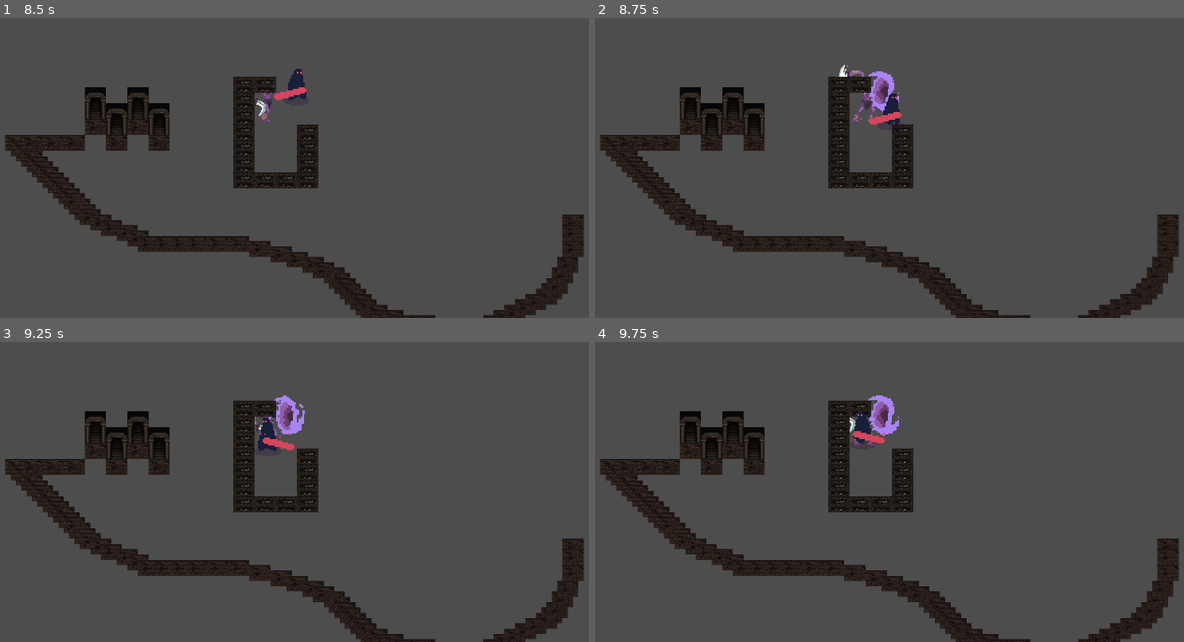
Above: before the commit, frames 1-4 (two rows, left to right).
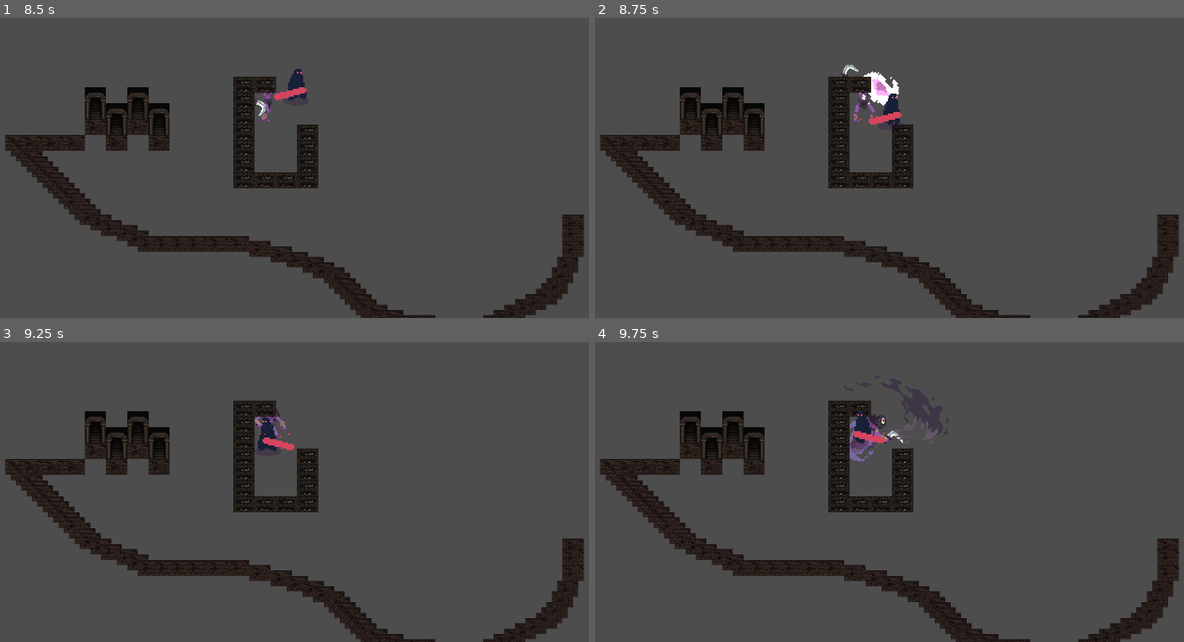
Above: after the commit, the same moments.

Repository: h-sutiwas/godot-mythus
Game: Godot game, scene res://scenes/playground.tscn
Same seed, same stepped clock (60 frames per second), same inputs: the game is played once before the commit and once after it.
Inputs:
- Up to frame 1 (8.5 s): hold W (player_up) 0.53-2.03 s; hold A (player_left) 2.03-3.53 s; hold S (player_down) 3.53-4.28 s; hold D (player_right) 4.28-5.03 s; tap Enter at 5 s; hold W (player_up) 5.03-5.78 s; hold D (player_right) 5.78-8.03 s; hold S (player_down) from 8.03 s (still down)
- Up to frame 2 (8.75 s): keep holding S (player_down)
- Up to frame 3 (9.25 s): release S (player_down) at 8.78 s; hold A (player_left) from 8.78 s (still down)
- Up to frame 4 (9.75 s): release A (player_left) at 9.53 s; hold W (player_up) from 9.53 s (still down)

Frame 1 is identical in both runs. In frame 2, 0.7% of the frame differs, in the area x 41-52%, y 15-35%; in frame 3, 0.5%; in frame 4, 0.7%, in the area x 43-53%, y 17-40%.

Commit message:
Enemy now have attackball and atk sfx

Diff:
--- /dev/null
+++ b/default_bus_layout.tres
@@ -0,0 +1,3 @@
+[gd_resource type="AudioBusLayout" format=3 uid="uid://y0ohuke4kexg"]
+
+[resource]
--- a/scenes/entities/Enemy/enemy.gd
+++ b/scenes/entities/Enemy/enemy.gd
@@ -54,12 +54,15 @@
 func _on_animated_sprite_2d_animation_changed() -> void:
 	if $AnimatedSprite2D.animation == "attack" or isAttacking == true:
 		$AtkBall.visible = true
+		$AnimationPlayer.play("AtkBall atk")
+		$"sfx_enemy attack".play()
 		var direction := position.direction_to(player.global_position).normalized()
 		$AtkBall.position = ($AnimatedSprite2D.position + (20 * direction))
 		$AtkBall.rotation = randf_range(0,180)
 
-
+#signal for atk anim finish
 func _on_animated_sprite_2d_animation_finished() -> void:
 	if $AnimatedSprite2D.animation == "attack":
 		$AtkBall/hitbox_enemy/CollisionShape2D.disabled = true
 		isAttacking = false
+		$AnimatedSprite2D.animation = "idle"
--- a/scenes/entities/Enemy/enemy.tscn
+++ b/scenes/entities/Enemy/enemy.tscn
@@ -43,6 +43,7 @@
 [ext_resource type="Script" uid="uid://b7a41stoentmj" path="res://scenes/entities/Enemy/hitbox_enemy.gd" id="41_sh75o"]
 [ext_resource type="Texture2D" uid="uid://co0lra5a48s0d" path="res://assets/images/enemy/bringer_of_death/Individual Sprite/Spell/Bringer-of-Death_Spell_2.png" id="41_wx7fb"]
 [ext_resource type="Texture2D" uid="uid://dp2gh81o81dqo" path="res://assets/images/enemy/bringer_of_death/Individual Sprite/Spell/Bringer-of-Death_Spell_16.png" id="42_wgoqm"]
+[ext_resource type="AudioStream" uid="uid://b8nx26ftttmqi" path="res://assets/audio/enemy/enemy_attack.mp3" id="44_wgoqm"]
 
 [sub_resource type="SpriteFrames" id="SpriteFrames_0arfh"]
 animations = [{
@@ -79,7 +80,7 @@
 }],
 "loop": false,
 "name": &"attack",
-"speed": 18.0
+"speed": 14.0
 }, {
 "frames": [{
 "duration": 1.0,
@@ -211,6 +212,30 @@
 
 [sub_resource type="Animation" id="Animation_sh75o"]
 length = 0.001
+tracks/0/type = "value"
+tracks/0/imported = false
+tracks/0/enabled = true
+tracks/0/path = NodePath("AtkBall:rotation")
+tracks/0/interp = 1
+tracks/0/loop_wrap = true
+tracks/0/keys = {
+"times": PackedFloat32Array(0),
+"transitions": PackedFloat32Array(1),
+"update": 0,
+"values": [0.0]
+}
+tracks/1/type = "value"
+tracks/1/imported = false
+tracks/1/enabled = true
+tracks/1/path = NodePath("AtkBall:self_modulate")
+tracks/1/interp = 1
+tracks/1/loop_wrap = true
+tracks/1/keys = {
+"times": PackedFloat32Array(0),
+"transitions": PackedFloat32Array(1),
+"update": 0,
+"values": [Color(1, 1, 1, 1)]
+}
 
 [sub_resource type="Animation" id="Animation_ec28o"]
 resource_name = "enemy_attack"
@@ -228,8 +253,37 @@
 "values": [0.0, 0.0]
 }
 
+[sub_resource type="Animation" id="Animation_wx7fb"]
+resource_name = "AtkBall atk"
+length = 0.5
+tracks/0/type = "value"
+tracks/0/imported = false
+tracks/0/enabled = true
+tracks/0/path = NodePath("AtkBall:rotation")
+tracks/0/interp = 1
+tracks/0/loop_wrap = true
+tracks/0/keys = {
+"times": PackedFloat32Array(0, 0.5),
+"transitions": PackedFloat32Array(1, 1),
+"update": 0,
+"values": [-1.5707963267948966, 6.283185307179586]
+}
+tracks/1/type = "value"
+tracks/1/imported = false
+tracks/1/enabled = true
+tracks/1/path = NodePath("AtkBall:self_modulate")
+tracks/1/interp = 1
+tracks/1/loop_wrap = true
+tracks/1/keys = {
+"times": PackedFloat32Array(0, 0.26666668, 0.36666667, 0.5),
+"transitions": PackedFloat32Array(1, 1, 1, 32.000023),
+"update": 0,
+"values": [Color(5.3174357, 5.3174357, 5.3174357, 1), Color(1, 1, 1, 1), Color(1, 1, 1, 1), Color(1, 1, 1, 0)]
+}
+
 [sub_resource type="AnimationLibrary" id="AnimationLibrary_wx7fb"]
 _data = {
+&"AtkBall atk": SubResource("Animation_wx7fb"),
 &"RESET": SubResource("Animation_sh75o"),
 &"enemy_attack": SubResource("Animation_ec28o")
 }
@@ -254,6 +308,7 @@
 shape = SubResource("RectangleShape2D_detnn")
 
 [node name="AtkBall" type="AnimatedSprite2D" parent="."]
+light_mask = 2
 position = Vector2(-101, -18)
 scale = Vector2(1.5, 2.258)
 sprite_frames = SubResource("SpriteFrames_okyt8")
@@ -277,5 +332,11 @@
 &"": SubResource("AnimationLibrary_wx7fb")
 }
 
+[node name="sfx_enemy attack" type="AudioStreamPlayer2D" parent="."]
+stream = ExtResource("44_wgoqm")
+volume_db = -5.474
+pitch_scale = 1.28
+max_polyphony = 2
+
 [connection signal="animation_changed" from="AnimatedSprite2D" to="." method="_on_animated_sprite_2d_animation_changed"]
 [connection signal="animation_finished" from="AnimatedSprite2D" to="." method="_on_animated_sprite_2d_animation_finished"]
Not shown, added: assets/audio/enemy/enemy_attack.mp3.import
Not shown, removed: assets/audio/player/player_attacked.mp3.import
Not shown: 1 places in scenes/entities/Enemy/enemy.tscn that only renumber resources
Not shown, added: assets/audio/enemy/enemy_attack.mp3
